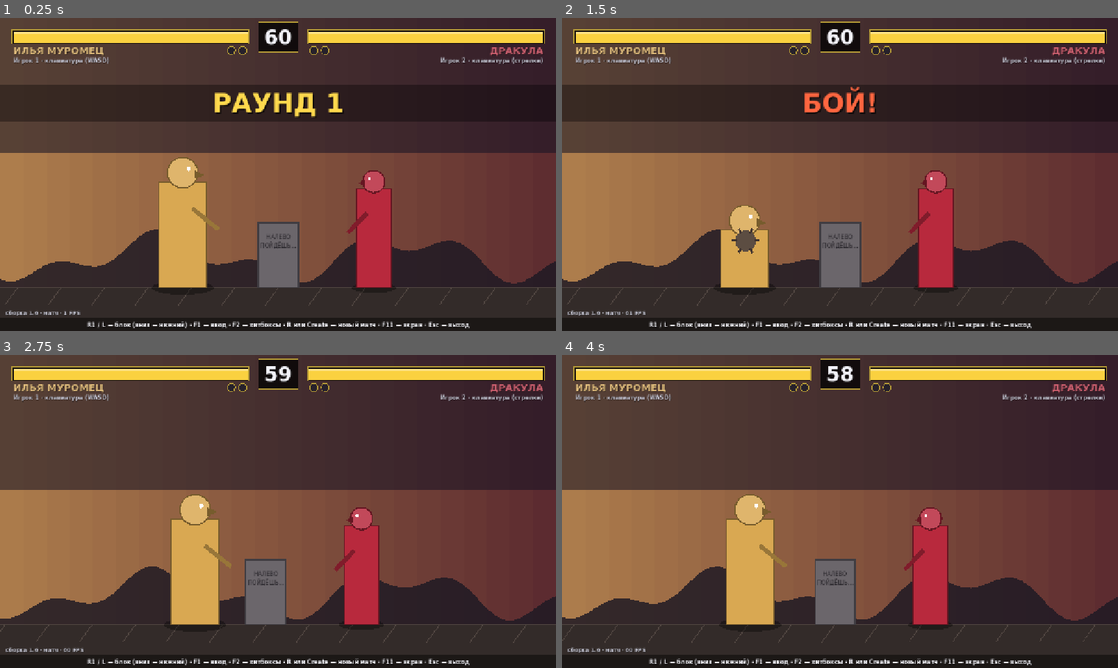
Above: before the commit, frames 1-4 (two rows, left to right).
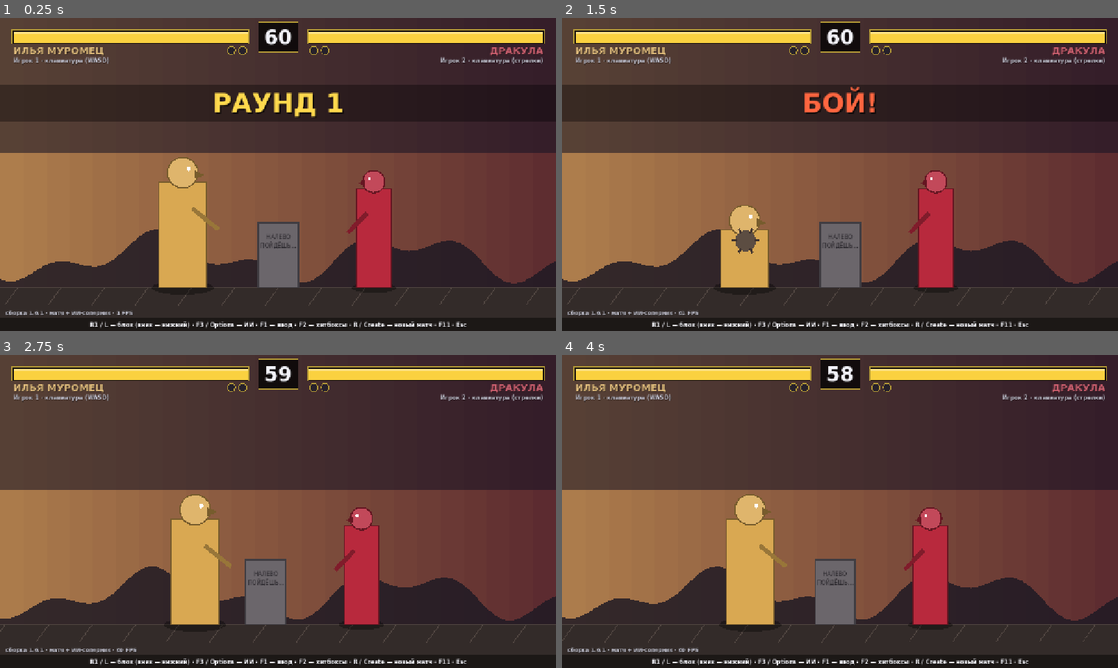
Above: after the commit, the same moments.

Repository: wrcabeludo-rgb/games
Game: Godot game, scene res://scenes/main.tscn
Same seed, same stepped clock (60 frames per second), same inputs: the game is played once before the commit and once after it.
Inputs:
- Up to frame 1 (0.25 s): no input
- Up to frame 2 (1.5 s): tap Enter at 0.5 s; hold D 0.53-1.28 s; tap U at 0.6 s; hold S from 1.28 s (still down); tap I at 1.35 s
- Up to frame 3 (2.75 s): release S at 2.03 s; hold D from 2.03 s (still down); tap J at 2.1 s
- Up to frame 4 (4 s): release D at 2.78 s; hold W 2.78-3.53 s; tap K at 2.85 s; hold A from 3.53 s (still down); tap L at 3.6 s

The runs differ from the first frame. In frame 1, 0.9% of the frame differs, in the area x 6-85%, y 93-100%; in frame 2, 0.9%; in frame 3, 0.9%; in frame 4, 0.9%.

Commit message:
Битва легенд 1.6.1: ИИ-соперник для тестов
- AiController: «виртуальный геймпад» за игрока 2, уровни лёгкий/средний/сложный
- реакция с задержкой, блок (нижний против низких), сбивание прыжков,
  добивание оглушённого, наказание ударов в восстановлении, решения по дистанции
- F3 или Options на геймпаде игрока 1 переключает уровень; подпись в интерфейсе
- 6 автотестов ИИ (урон, блок, бой ИИ против ИИ, детерминизм)

Co-Authored-By: Claude Opus 5.5 <noreply@anthropic.com>
Claude-Session: https://claude.ai/code/session_01XXCj5USGvqBwGBQWYjNQyR

Diff:
--- a/bitva-legend/game/project.godot
+++ b/bitva-legend/game/project.godot
@@ -5,8 +5,8 @@
 [application]
 
 config/name="Битва легенд"
-config/version="1.6"
-config/description="матч"
+config/version="1.6.1"
+config/description="матч + ИИ-соперник"
 run/main_scene="res://scenes/main.tscn"
 config/features=PackedStringArray("4.4", "GL Compatibility")
 config/icon="res://icon.svg"
--- /dev/null
+++ b/bitva-legend/game/scripts/ai/ai_controller.gd
@@ -0,0 +1,165 @@
+class_name AiController
+extends RefCounted
+## ИИ-соперник для тестов. Работает как «виртуальный геймпад»: смотрит на состояние боя
+## и возвращает нажатые кнопки, как обычный игрок. Правила боя не нарушает.
+## Видит соперника с задержкой (время реакции), поэтому его можно обмануть.
+
+enum Level { OFF, EASY, MEDIUM, HARD }
+const LEVEL_NAMES := ["выкл", "лёгкий", "средний", "сложный"]
+
+## Параметры уровней.
+##   reaction — через сколько тиков ИИ «замечает» действие соперника
+##   block    — шанс заблокировать замеченный удар
+##   anti_air — шанс сбить прыжок
+##   think    — пауза между решениями, тиков [мин, макс]
+##   punish   — шанс наказать удар в восстановлении
+const LEVELS := {
+	Level.EASY: {"reaction": 24, "block": 0.25, "anti_air": 0.15, "think": [30, 55], "punish": 0.1},
+	Level.MEDIUM: {"reaction": 15, "block": 0.55, "anti_air": 0.45, "think": [14, 30], "punish": 0.45},
+	Level.HARD: {"reaction": 9, "block": 0.85, "anti_air": 0.8, "think": [6, 16], "punish": 0.85},
+}
+
+const NEAR := 190       # близко: лёгкие удары и броски вплотную, px
+const MID := 330        # средняя дистанция: дальние ноги и палица
+const GUARD_RANGE := 330
+
+var level := Level.OFF
+var _rng := RandomNumberGenerator.new()
+var _plan: Array = []           # очередь [биты, тиков]
+var _cooldown := 0
+var _seen: Array = []           # что ИИ «видел» о сопернике в прошлые тики
+var _guarding := 0              # сколько ещё тиков держать блок
+
+
+func _init(seed_value := 1) -> void:
+	_rng.seed = seed_value
+
+
+func next_level() -> void:
+	level = ((level + 1) % LEVEL_NAMES.size()) as Level
+	reset()
+
+
+func reset() -> void:
+	_plan.clear()
+	_seen.clear()
+	_cooldown = 30
+	_guarding = 0
+
+
+func level_name() -> String:
+	return LEVEL_NAMES[level]
+
+
+## Кнопки ИИ на этот тик для игрока p.
+func get_input(sim: Sim, p: int) -> int:
+	if level == Level.OFF or sim.phase != Sim.Phase.FIGHT:
+		_plan.clear()
+		return 0
+	var cfg: Dictionary = LEVELS[level]
+	var me := sim.fighters[p]
+	var op := sim.fighters[1 - p]
+	_remember(op, me)
+	var seen: Dictionary = _seen[0] if _seen.size() >= cfg.reaction else {}
+	var fwd := InputBits.RIGHT if me.facing > 0 else InputBits.LEFT
+	var back := InputBits.LEFT if me.facing > 0 else InputBits.RIGHT
+	var dist := absi(op.x - me.x) / Sim.SUB
+
+	# Защита важнее всего: если заметил удар — блок (нижний против низких).
+	if _guarding > 0:
+		_guarding -= 1
+		if not seen.is_empty() and seen.attacking:
+			_guarding = maxi(_guarding, 3)
+		return InputBits.BLOCK | (InputBits.DOWN if seen.get("low", false) else 0)
+	if me.is_grounded_actionable() and not seen.is_empty() and seen.attacking \
+			and seen.dist < GUARD_RANGE and _rng.randf() < cfg.block:
+		_plan.clear()
+		_guarding = 12
+		return InputBits.BLOCK | (InputBits.DOWN if seen.low else 0)
+
+	# Сбить прыжок ударом снизу (у обоих бойцов вниз + СР бьёт вверх).
+	if me.is_grounded_actionable() and op.is_airborne() and op.state == Fighter.State.AIR \
+			and op.vy < 0 and dist < 230 and _cooldown <= 0:
+		_cooldown = 25
+		if _rng.randf() < cfg.anti_air:
+			_plan = [[InputBits.DOWN | InputBits.HP, 1], [InputBits.DOWN, 20]]
+
+	# Добить оглушённого или наказать удар в восстановлении.
+	if _plan.is_empty() and me.is_grounded_actionable():
+		if op.state == Fighter.State.HITSTUN and dist < NEAR + 20:
+			_plan = [[InputBits.LP, 1], [0, 6]]
+		elif op.state == Fighter.State.ATTACK and op.move_phase() == 2 and dist < NEAR + 40 \
+				and _rng.randf() < cfg.punish:
+			_plan = [[InputBits.LP, 1], [0, 4], [InputBits.LP, 1], [0, 6]]
+
+	if _plan.is_empty():
+		_cooldown -= 1
+		if _cooldown <= 0 and me.is_grounded_actionable():
+			_decide(dist, fwd, back)
+			_cooldown = _rng.randi_range(cfg.think[0], cfg.think[1])
+		elif me.is_grounded_actionable() and dist > MID:
+			return fwd  # между решениями подходит ближе
+
+	return _run_plan()
+
+
+## Новое решение в зависимости от дистанции.
+func _decide(dist: int, fwd: int, back: int) -> void:
+	var r := _rng.randf()
+	if dist > MID:
+		if r < 0.45:
+			_plan = [[fwd, _rng.randi_range(15, 35)]]
+		elif r < 0.7:
+			_plan = [[fwd, 2], [0, 2], [fwd, _rng.randi_range(10, 22)]]  # разбег
+		elif r < 0.9:
+			_plan = [[InputBits.UP | fwd, 1], [fwd, 16], [InputBits.HK, 1], [0, 25]]  # прыжок с ударом
+		else:
+			_plan = [[0, 20]]
+	elif dist > NEAR:
+		if r < 0.35:
+			_plan = [[InputBits.HK, 1], [0, 18]]
+		elif r < 0.6:
+			_plan = [[InputBits.DOWN | InputBits.HK, 1], [InputBits.DOWN, 22]]  # подсечка
+		elif r < 0.75:
+			_plan = [[InputBits.UP | fwd, 1], [fwd, 12], [InputBits.HP, 1], [0, 25]]
+		elif r < 0.9:
+			_plan = [[fwd, _rng.randi_range(8, 18)]]
+		else:
+			_plan = [[back, _rng.randi_range(10, 20)]]
+	else:
+		if r < 0.3:
+			_plan = [[InputBits.LP, 1], [0, 5], [InputBits.LP, 1], [0, 8]]
+		elif r < 0.5:
+			_plan = [[InputBits.DOWN | InputBits.LK, 1], [InputBits.DOWN, 8], [InputBits.DOWN | InputBits.LP, 1], [0, 10]]
+		elif r < 0.65:
+			_plan = [[InputBits.HP, 1], [0, 20]]
+		elif r < 0.8:
+			_plan = [[back, 2], [0, 2], [back, 1], [0, 15]]  # отскок
+		else:
+			_plan = [[InputBits.BLOCK, _rng.randi_range(10, 25)]]
+
+
+func _run_plan() -> int:
+	if _plan.is_empty():
+		return 0
+	var step: Array = _plan[0]
+	var bits: int = step[0]
+	step[1] -= 1
+	if step[1] <= 0:
+		_plan.pop_front()
+	return bits
+
+
+## Запоминает, что делает соперник; ИИ «видит» это с задержкой.
+func _remember(op: Fighter, me: Fighter) -> void:
+	var low := false
+	if op.move >= 0:
+		low = op.move_data().get("level", "high") == "low"
+	_seen.append({
+		"attacking": op.move >= 0 and op.move_phase() <= 1,
+		"low": low,
+		"dist": absi(op.x - me.x) / Sim.SUB,
+	})
+	var cfg: Dictionary = LEVELS[level]
+	while _seen.size() > cfg.reaction:
+		_seen.pop_front()
--- a/bitva-legend/game/scripts/main.gd
+++ b/bitva-legend/game/scripts/main.gd
@@ -4,6 +4,8 @@
 
 var sim := Sim.new()
 var reader := InputReader.new()
+## ИИ за игрока 2: F3 или Options на геймпаде игрока 1 переключает уровень.
+var ai := AiController.new(20261008)
 ## Отладка: «-- --screenshot=путь.png [--shot-at=тик] [--debug] [--demo-hp=N] [--demo-wins=N]»
 ## подаёт записанный ввод, сохраняет кадр на заданном тике и выходит.
 var _screenshot_path := ""
@@ -25,15 +27,19 @@
 			sim.fighters[1].hp = int(arg.trim_prefix("--demo-hp="))
 		elif arg.begins_with("--demo-wins="):
 			sim.wins[0] = int(arg.trim_prefix("--demo-wins="))
+		elif arg.begins_with("--demo-ai="):
+			ai.level = int(arg.trim_prefix("--demo-ai=")) as AiController.Level
 
 
 func _physics_process(_delta: float) -> void:
 	var frame := PackedInt32Array([reader.read(0), reader.read(1)])
 	if _screenshot_path != "":
 		frame = DemoInput.frame(sim.tick)
+	if ai.level != AiController.Level.OFF:
+		frame[1] = ai.get_input(sim, 1)
 	sim.step(frame)
 	arena.show_state(sim)
-	hud.show_state(sim, reader)
+	hud.show_state(sim, reader, ai)
 	if _screenshot_path != "" and sim.tick == _shot_at:
 		_save_screenshot.call_deferred()
 
@@ -49,6 +55,9 @@
 	if pad != null and pad.pressed and pad.button_index == JOY_BUTTON_BACK:
 		_reset()
 		return
+	if pad != null and pad.pressed and pad.button_index == JOY_BUTTON_START and pad.device == reader.pad_for(0):
+		ai.next_level()
+		return
 	var key := event as InputEventKey
 	if key == null or not key.pressed or key.echo:
 		return
@@ -57,6 +66,8 @@
 			hud.show_inputs = not hud.show_inputs
 		KEY_F2:
 			arena.show_debug = not arena.show_debug
+		KEY_F3:
+			ai.next_level()
 		KEY_R:
 			_reset()
 		KEY_F11:
@@ -67,6 +78,7 @@
 
 func _reset() -> void:
 	sim = Sim.new()
+	ai.reset()
 
 
 func _toggle_fullscreen() -> void:
--- a/bitva-legend/game/scripts/ui/hud.gd
+++ b/bitva-legend/game/scripts/ui/hud.gd
@@ -22,6 +22,7 @@
 var _font := SystemFont.new()
 var _sim: Sim
 var _reader: InputReader
+var _ai: AiController
 ## «След» урона — только для красоты, в симуляции не участвует.
 var _trail := [Fighter.MAX_HP * 1.0, Fighter.MAX_HP * 1.0]
 var _trail_wait := [0, 0]
@@ -33,9 +34,10 @@
 	_font.font_weight = 600
 
 
-func show_state(sim: Sim, reader: InputReader) -> void:
+func show_state(sim: Sim, reader: InputReader, ai: AiController) -> void:
 	_sim = sim
 	_reader = reader
+	_ai = ai
 	_update_trails()
 	queue_redraw()
 
@@ -96,7 +98,10 @@
 	# Имя под полоской, у внешнего края; победы в раундах — у внутреннего.
 	var name_x := r.position.x if not right else r.end.x
 	_text(Vector2(name_x, r.end.y + 26), f.data.name, 22, f.data.color.lightened(0.25), right)
-	_text(Vector2(name_x, r.end.y + 46), "Игрок %d · %s" % [p + 1, _reader.device_label(p)], 13, COLOR_DIM, right)
+	var who := "Игрок %d · %s" % [p + 1, _reader.device_label(p)]
+	if p == 1 and _ai.level != AiController.Level.OFF:
+		who = "ИИ · %s (F3 или Options — сменить)" % _ai.level_name()
+	_text(Vector2(name_x, r.end.y + 46), who, 13, COLOR_GOLD if who.begins_with("ИИ") else COLOR_DIM, right)
 	for i in Sim.WINS_NEEDED:
 		var cx := r.end.x - 12 - i * 26 if not right else r.position.x + 12 + i * 26
 		var c := Vector2(cx, r.end.y + 18)
@@ -177,7 +182,7 @@
 func _draw_footer() -> void:
 	var version: String = ProjectSettings.get_setting("application/config/version")
 	var stage: String = ProjectSettings.get_setting("application/config/description")
-	var hint := "R1 / L — блок (вниз — нижний) · F1 — ввод · F2 — хитбоксы · R или Create — новый матч · F11 — экран · Esc — выход"
+	var hint := "R1 / L — блок (вниз — нижний) · F3 / Options — ИИ · F1 — ввод · F2 — хитбоксы · R / Create — новый матч · F11 · Esc"
 	draw_rect(Rect2(0, size.y - 30, size.x, 30), COLOR_SHADE)
 	_text(Vector2(size.x / 2.0, size.y - 10), hint, 13, COLOR_TEXT, false, true)
 	_text(Vector2(12, size.y - 38), "сборка %s · %s · %d FPS" % [version, stage, Engine.get_frames_per_second()], 12, COLOR_DIM)
--- /dev/null
+++ b/bitva-legend/game/tests/test_ai.gd
@@ -0,0 +1,83 @@
+extends SceneTree
+## Автотесты ИИ-соперника.
+
+const SUB := Fighter.SUB
+const LV := AiController.Level
+
+
+func _init() -> void:
+	var ok := true
+	for lv in [LV.EASY, LV.MEDIUM, LV.HARD]:
+		ok = _check("ИИ (%s) наносит урон стоящему игроку" % AiController.LEVEL_NAMES[lv], _test_deals_damage(lv)) and ok
+	ok = _check("сложный ИИ пропускает меньше ударов, чем лёгкий", _test_hard_blocks_more()) and ok
+	ok = _check("бой двух ИИ доходит до конца матча", _test_ai_vs_ai()) and ok
+	ok = _check("ИИ с одинаковым зерном играет одинаково", _test_ai_deterministic()) and ok
+	print("ИТОГ: " + ("все тесты пройдены" if ok else "есть ошибки"))
+	quit(0 if ok else 1)
+
+
+func _check(name: String, passed: bool) -> bool:
+	print(("  OK   " if passed else "  FAIL ") + name)
+	return passed
+
+
+func _ai(level: LV, seed_value := 7) -> AiController:
+	var ai := AiController.new(seed_value)
+	ai.level = level
+	ai.reset()
+	return ai
+
+
+func _test_deals_damage(level: LV) -> bool:
+	var sim := Sim.new(false)
+	var ai := _ai(level)
+	for i in 1800:
+		sim.step(PackedInt32Array([0, ai.get_input(sim, 1)]))
+	return sim.fighters[0].hp < Fighter.MAX_HP
+
+
+## Илья вплотную раз за разом бьёт ЛР; считаем урон по ИИ за 20 секунд.
+func _damage_taken(level: LV) -> int:
+	var sim := Sim.new(false)
+	sim.fighters[0].x = 900 * SUB
+	sim.fighters[1].x = 1000 * SUB
+	var ai := _ai(level)
+	var total := 0
+	var last_hp := sim.fighters[1].hp
+	for i in 1200:
+		var p1 := InputBits.LP if i % 24 == 0 else (InputBits.RIGHT if i % 24 > 12 else 0)
+		sim.step(PackedInt32Array([p1, ai.get_input(sim, 1)]))
+		var hp := sim.fighters[1].hp
+		if hp < last_hp:
+			total += last_hp - hp
+		last_hp = hp
+		if sim.phase != Sim.Phase.FIGHT:
+			break
+	return total
+
+
+func _test_hard_blocks_more() -> bool:
+	return _damage_taken(LV.HARD) < _damage_taken(LV.EASY)
+
+
+func _test_ai_vs_ai() -> bool:
+	var sim := Sim.new()
+	var a := _ai(LV.MEDIUM, 1)
+	var b := _ai(LV.HARD, 2)
+	for i in 60 * 60 * 6:
+		sim.step(PackedInt32Array([a.get_input(sim, 0), b.get_input(sim, 1)]))
+		if sim.phase == Sim.Phase.MATCH_END:
+			return true
+	return false
+
+
+func _test_ai_deterministic() -> bool:
+	var sums := []
+	for run in 2:
+		var sim := Sim.new(false)
+		var a := _ai(LV.MEDIUM, 11)
+		var b := _ai(LV.MEDIUM, 12)
+		for i in 1500:
+			sim.step(PackedInt32Array([a.get_input(sim, 0), b.get_input(sim, 1)]))
+		sums.append(sim.checksum())
+	return sums[0] == sums[1]
Not shown, added: bitva-legend/game/scripts/ai/ai_controller.gd.uid
Not shown, added: bitva-legend/game/tests/test_ai.gd.uid
Not shown, changed: bitva-legend/docs/PLAN.md
